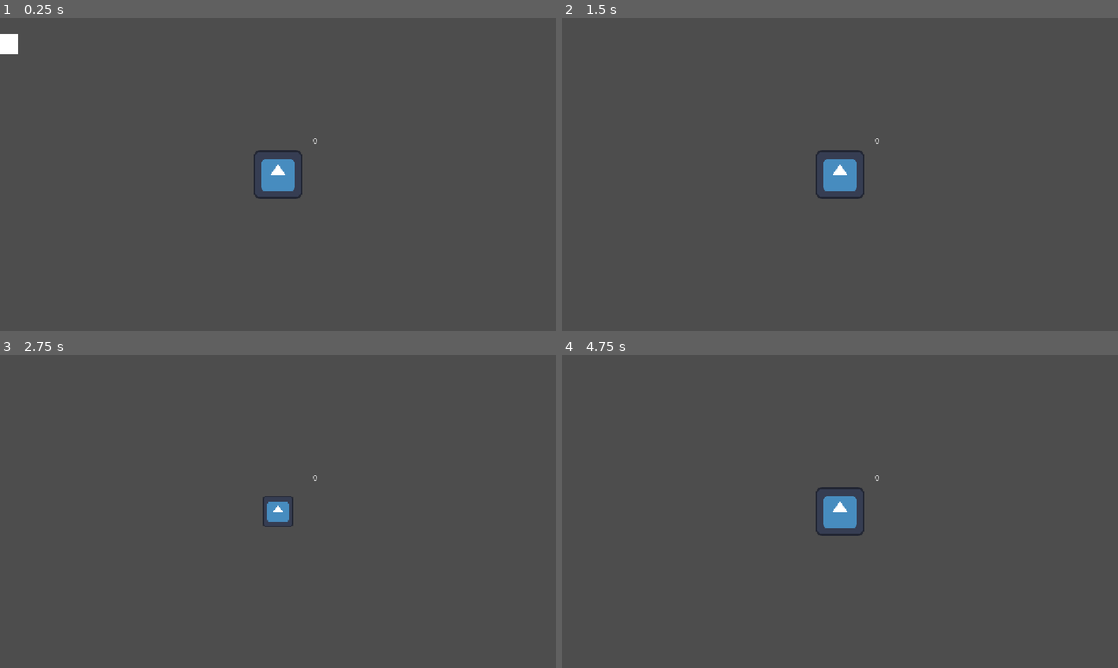
Above: before the commit, frames 1-4 (two rows, left to right).
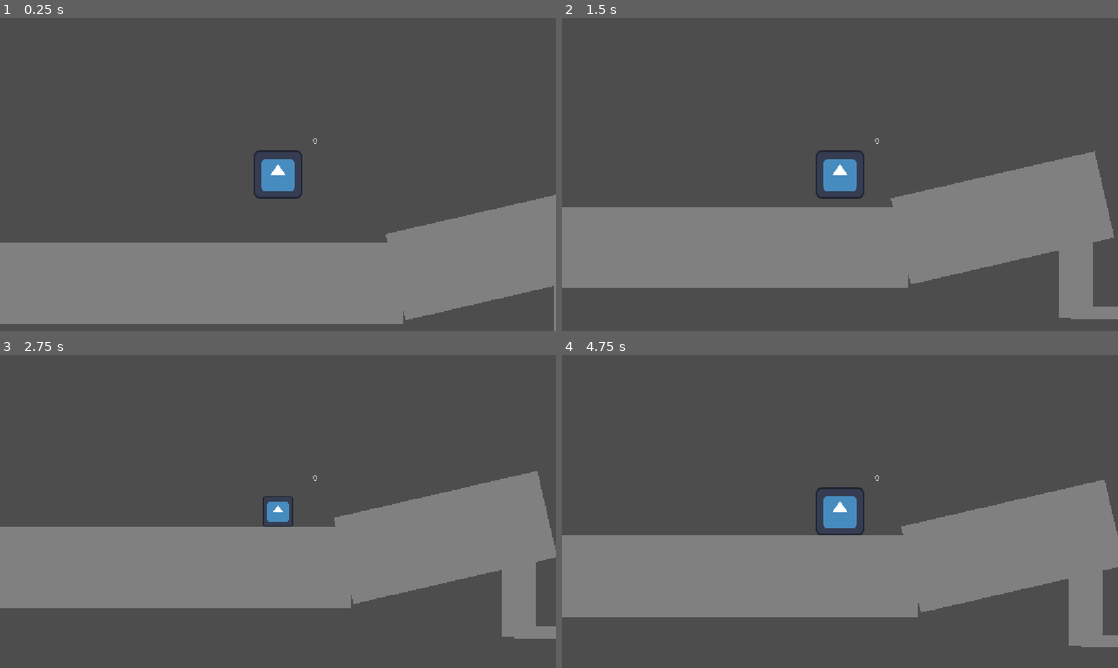
Above: after the commit, the same moments.

Repository: eastern2727/Game-jam
Game: Godot game, scene res://main.tscn
Same seed, same stepped clock (60 frames per second), same inputs: the game is played once before the commit and once after it. The engine's default icon, where the game draws it, is replaced by a stand-in: a white triangle on a blue panel in a dark square.
Inputs:
- Up to frame 1 (0.25 s): no input
- Up to frame 2 (1.5 s): hold Space (compress) 0.53-1.28 s; hold D (right) from 0.53 s (still down); tap Space (compress) at 1.35 s
- Up to frame 3 (2.75 s): release D (right) at 2.03 s; hold A (left) from 2.03 s (still down); hold Space (compress) from 2.03 s (still down)
- Up to frame 4 (4.75 s): release A (left) at 2.78 s; release Space (compress) at 2.78 s; hold D (right) 2.78-4.28 s; tap Space (compress) at 2.85, 4.35 s; hold Space (compress) 3.53-4.28 s; tap Enter at 4.25 s; hold A (left) from 4.28 s (still down)

The runs differ from the first frame. In frame 1, 27% of the frame differs, in the area x 0-100%, y 5-100%; in frame 2, 28%; in frame 3, 28%; in frame 4, 29%, in the area x 0-100%, y 40-94%.

Commit message:
push

Diff:
--- a/game-jam-real/main.tscn
+++ b/game-jam-real/main.tscn
@@ -27,7 +27,13 @@
 size = Vector2(769.5, 53.5)
 
 [sub_resource type="RectangleShape2D" id="RectangleShape2D_fcnqv"]
-size = Vector2(212, 20)
+size = Vector2(70, 352)
+
+[sub_resource type="RectangleShape2D" id="RectangleShape2D_7numd"]
+size = Vector2(293, 26)
+
+[sub_resource type="RectangleShape2D" id="RectangleShape2D_5s0fj"]
+size = Vector2(53, 447)
 
 [node name="Node2D" type="Node2D" unique_id=2011774588]
 
@@ -45,13 +51,6 @@
 texture = ExtResource("3_1bvp3")
 script = ExtResource("4_lquwl")
 
-[node name="Spinny" type="Sprite2D" parent="." unique_id=1082940939]
-position = Vector2(-807, -325)
-texture = ExtResource("5_7mycd")
-centered = false
-offset = Vector2(-180, -250)
-script = ExtResource("6_272bh")
-
 [node name="FloatingPlatformH" type="Sprite2D" parent="." unique_id=137507124]
 position = Vector2(-588, 722)
 texture = ExtResource("7_5vw27")
@@ -63,7 +62,7 @@
 script = ExtResource("9_kek77")
 
 [node name="Player" parent="." unique_id=681009790 instance=ExtResource("1_ig7tw")]
-position = Vector2(578, 332)
+position = Vector2(1485, 253)
 
 [node name="StaticBody2D" type="StaticBody2D" parent="." unique_id=2139852630]
 position = Vector2(255, 449)
@@ -73,31 +72,98 @@
 shape = SubResource("RectangleShape2D_g4v7s")
 
 [node name="ColorRect" type="ColorRect" parent="StaticBody2D/CollisionShape2D" unique_id=269055465]
-offset_left = -861.0
-offset_top = -432.0
-offset_right = -821.0
-offset_bottom = -392.0
+offset_left = -848.0
+offset_top = -79.5
+offset_right = 883.0
+offset_bottom = 88.5
+color = Color(0.5037685, 0.5037685, 0.50376844, 1)
 
 [node name="CollisionShape2D2" type="CollisionShape2D" parent="StaticBody2D" unique_id=909929934]
-position = Vector2(1654.375, 37.5)
+position = Vector2(1685, -6)
+rotation = -0.2268928
 shape = SubResource("RectangleShape2D_yf5fn")
+
+[node name="ColorRect" type="ColorRect" parent="StaticBody2D/CollisionShape2D2" unique_id=2075269431]
+offset_left = -217.375
+offset_top = -91.5
+offset_right = 215.625
+offset_bottom = 91.5
+color = Color(0.5019608, 0.5019608, 0.5019608, 1)
+metadata/_edit_use_anchors_ = true
 
 [node name="CollisionShape2D3" type="CollisionShape2D" parent="StaticBody2D" unique_id=713757126]
 position = Vector2(1835, 77)
 shape = SubResource("RectangleShape2D_57qmd")
 
+[node name="ColorRect" type="ColorRect" parent="StaticBody2D/CollisionShape2D3" unique_id=1614711497]
+offset_left = -34.0
+offset_top = -107.0
+offset_right = 37.0
+offset_bottom = 124.0
+color = Color(0.5019608, 0.5019608, 0.5019608, 1)
+
 [node name="CollisionShape2D4" type="CollisionShape2D" parent="StaticBody2D" unique_id=823539601]
 position = Vector2(2242, 191)
 shape = SubResource("RectangleShape2D_d0u6y")
+
+[node name="ColorRect" type="ColorRect" parent="StaticBody2D/CollisionShape2D4" unique_id=194886852]
+offset_left = -415.0
+offset_top = -12.0
+offset_right = 423.0
+offset_bottom = 13.0
+color = Color(0.5019608, 0.5019608, 0.5019608, 1)
 
 [node name="CollisionShape2D5" type="CollisionShape2D" parent="StaticBody2D" unique_id=1384211297]
 position = Vector2(2626, 80)
 shape = SubResource("RectangleShape2D_57qmd")
 
+[node name="ColorRect" type="ColorRect" parent="StaticBody2D/CollisionShape2D5" unique_id=1991818074]
+offset_left = -35.0
+offset_top = -107.0
+offset_right = 40.0
+offset_bottom = 105.0
+color = Color(0.5019608, 0.5019608, 0.5019608, 1)
+
 [node name="CollisionShape2D6" type="CollisionShape2D" parent="StaticBody2D" unique_id=1076745297]
 position = Vector2(2995.25, -2.75)
 shape = SubResource("RectangleShape2D_3gngh")
 
+[node name="ColorRect" type="ColorRect" parent="StaticBody2D/CollisionShape2D6" unique_id=1846588962]
+offset_left = -403.25
+offset_top = -25.25
+offset_right = 386.75
+offset_bottom = 40.0
+color = Color(0.5019608, 0.5019608, 0.5019608, 1)
+
 [node name="CollisionShape2D7" type="CollisionShape2D" parent="StaticBody2D" unique_id=1812468767]
-position = Vector2(3503, -32)
+position = Vector2(3390, -150)
 shape = SubResource("RectangleShape2D_fcnqv")
+
+[node name="ColorRect" type="ColorRect" parent="StaticBody2D/CollisionShape2D7" unique_id=1037097518]
+offset_left = -33.0
+offset_top = -178.0
+offset_right = 40.0
+offset_bottom = 187.0
+
+[node name="CollisionShape2D8" type="CollisionShape2D" parent="StaticBody2D" unique_id=1046377415]
+position = Vector2(3505, -313)
+shape = SubResource("RectangleShape2D_7numd")
+
+[node name="ColorRect" type="ColorRect" parent="StaticBody2D/CollisionShape2D8" unique_id=898868227]
+offset_left = -147.0
+offset_top = -17.0
+offset_right = 146.0
+offset_bottom = 23.0
+
+[node name="RigidBody2D" type="RigidBody2D" parent="." unique_id=296794986]
+
+[node name="CollisionShape2D" type="CollisionShape2D" parent="RigidBody2D" unique_id=1912971014]
+position = Vector2(3264.5, 133)
+shape = SubResource("RectangleShape2D_5s0fj")
+
+[node name="Spinny" type="Sprite2D" parent="RigidBody2D" unique_id=1082940939]
+position = Vector2(3266, 123)
+texture = ExtResource("5_7mycd")
+centered = false
+offset = Vector2(-180, -250)
+script = ExtResource("6_272bh")
--- a/game-jam-real/player.gd
+++ b/game-jam-real/player.gd
@@ -9,7 +9,7 @@
 const SMALL : float = 32
 const PUSH_STRENGTH : float = 10
 const ENERGY_BONUS : float = 0.004
-const MAX_ENERGY : float = 300
+const MAX_ENERGY : float = 1000
 const FRICTION: float = 150
 const DRIFT : float = 150
 
